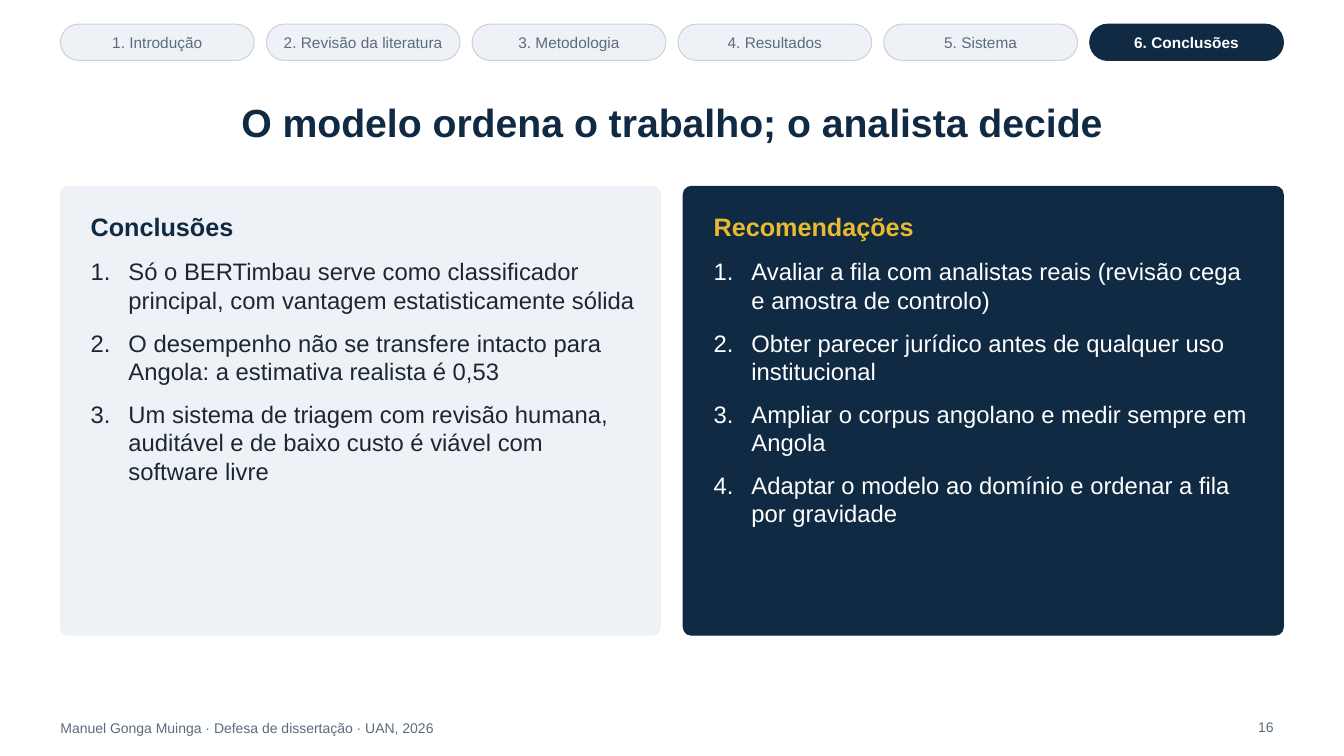
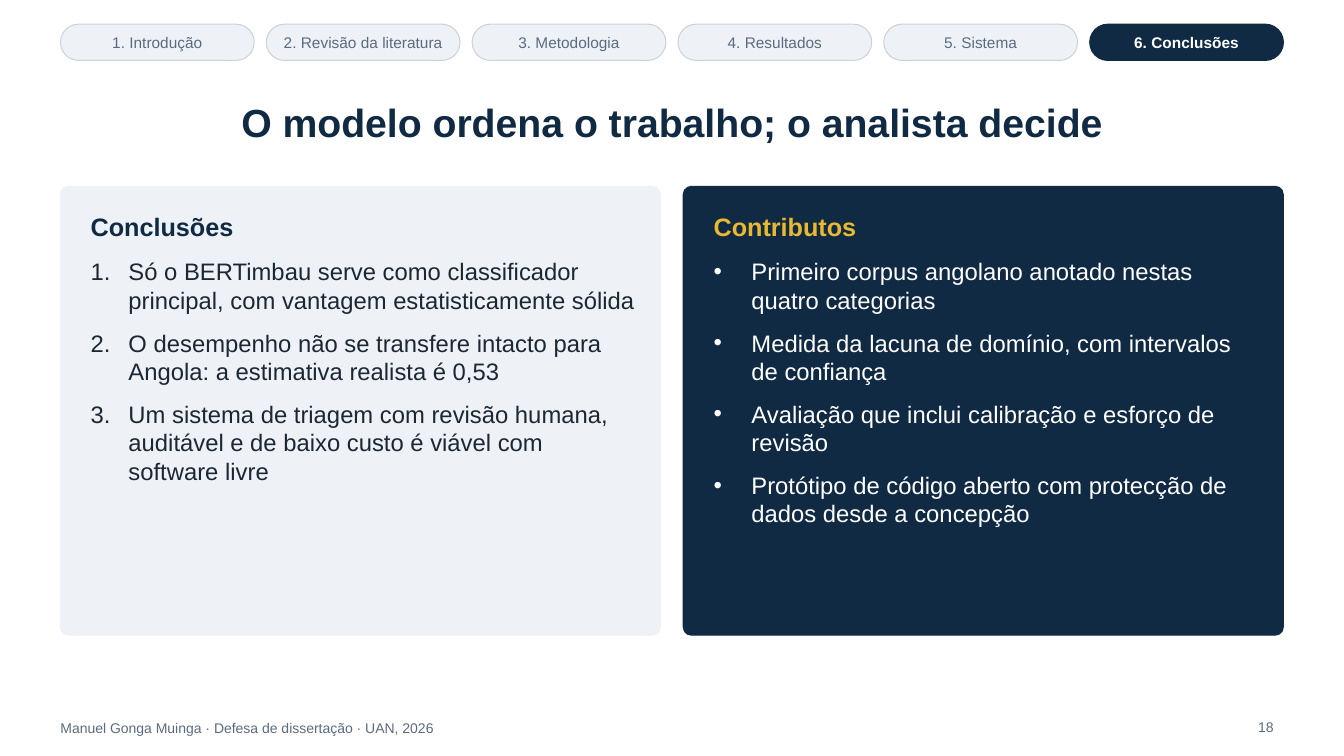
Before and after one commit to manuelmuinga/dissertacao-uan-angola, a slide deck: slide 18 of docs/Apresentacao_Defesa_UAN.pptx (slide 16 before the commit). Drawn at 1344x756 pixels with LibreOffice and Linux fonts; fonts in the diff are those of the drawing. Boxes give left, top, right and bottom in pixels: in the first picture for what was removed or moved away, otherwise in the second. Text is boxed around its words. In the diff, an @@ line names an element or a change of style, - is before the commit and + after.

```diff
--- a/docs/Apresentacao_Defesa_UAN.pptx
+++ b/docs/Apresentacao_Defesa_UAN.pptx
@@ text at box(714, 217, 857, 237): text changed @@
-Recomendações
+Contributos
@@ text at box(751, 262, 1231, 527): text changed @@
-1. Avaliar a fila com analistas reais (revisão cega e amostra de controlo)
-2. Obter parecer jurídico antes de qualquer uso institucional
-3. Ampliar o corpus angolano e medir sempre em Angola
-4. Adaptar o modelo ao domínio e ordenar a fila por gravidade
+• Primeiro corpus angolano anotado nestas quatro categorias
+• Medida da lacuna de domínio, com intervalos de confiança
+• Avaliação que inclui calibração e esforço de revisão
+• Protótipo de código aberto com protecção de dados desde a concepção
```
Also in this commit, not shown: 5 other slides changed, 3 slides added, 2 other files.
